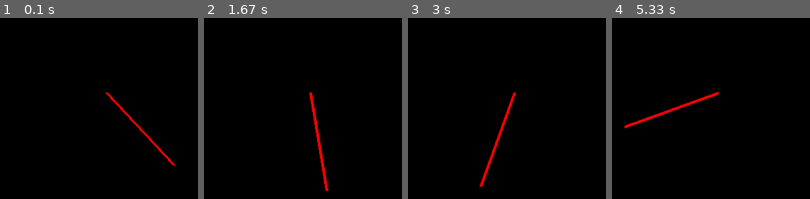
Above: before the commit, frames 1-4 (left to right).
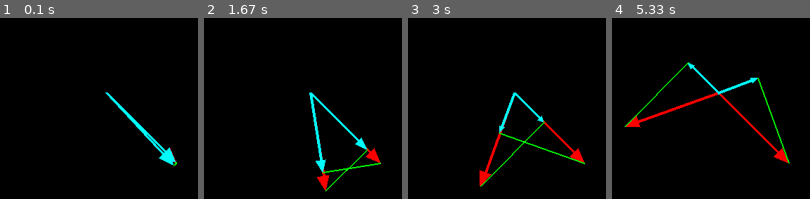
Above: after the commit, the same moments.

Repository: 0dminnimda/magnetic_vector_field
Game: pygame game, started from vector.py
The game is run twice, just before and just after one commit, with the same random seed, the same clock (stepped at 60 frames per second) and the same inputs.
Inputs:
- Up to frame 1 (0.1 s): no input
- Up to frame 2 (1.67 s): no input
- Up to frame 3 (3 s): no input
- Up to frame 4 (5.33 s): no input

The runs differ from the first frame. In frame 1, 1.5% of the frame differs, in the area x 53-90%, y 40-83%; in frame 2, 3.0%; in frame 3, 2.6%; in frame 4, 3.2%, in the area x 6-90%, y 24-81%.

Commit message:
Update vector.py

Diff:
--- a/vector.py
+++ b/vector.py
@@ -30,27 +30,6 @@
     def __truediv__(self, num):
         return Vector(self.vec/num, *self.pos)
 
-    def rotate(self, angle):
-        rotation_matrix = [[np.cos(angle), np.sin(angle)], [-np.sin(angle), np.cos(angle)]]
-        self.vec = np.dot(rotation_matrix, self.vec)
-        self.set_mag(self.__mag)
-
-    def mag(self):
-        return lrg.norm(self.vec)
-
-    def norm(self):
-        self.set_mag(1)
-
-    def mul(self, num):
-        self.vec *= num
-        self.__mag = self.mag()
-
-    def ang(self):
-        return -np.arctan2(*self.vec[::-1])
-
-    def ang_between(self, vec):
-        return self.ang()-vec.ang()
-
     def set_vec(self, vec):
         self.vec = np.array(vec)
 
@@ -69,17 +48,71 @@
     def set_y0(self, y0):
         self.pos[1] = y0
 
-    def set_mag(self, num):
-        if self.mag() != 0:
-            self.vec = self.vec*num/self.mag()
-        self.__mag = num
+    def set_mag(self, num, ret=0):
+        if bool(ret):
+            return self.vec*num/self.mag()
+        else:
+            if self.mag() != 0:
+                self.vec = self.vec*num/self.mag()
+            self.__mag = num
 
     def set_ang(self, angle):
         self.vec = np.array([self.__mag, 0])
         self.rotate(angle)
 
-    def draw(self, pd, r=1, col="red"):
-        pd.line(self.pos, self.vec+self.pos, col, r)
+    def rotate(self, angle):
+        rotation_matrix = [[np.cos(angle), np.sin(angle)], [-np.sin(angle), np.cos(angle)]]
+        self.vec = np.dot(rotation_matrix, self.vec)
+        self.set_mag(self.__mag)
+
+    def mag(self):
+        return lrg.norm(self.vec)
+
+    def dot(self, vec):
+        return np.vdot(self.vec, vec)
+
+    def norm(self, ret=1):
+        if bool(ret):
+            return self.set_mag(1, ret)
+        else:
+            self.set_mag(1)
+
+    def mul(self, num):
+        self.vec *= num
+        self.__mag = self.mag()
+
+    def ang(self):
+        return -np.arctan2(*self.vec[::-1])
+
+    def ang_betw(self, oth):
+        return abs(self.ang()-oth.ang())
+
+    def proj(self, oth):
+        return Vector(*self.dot(oth.norm())*oth.norm(), *self.pos)
+
+    def end_pos(self):
+        return self.vec + self.pos
+
+
+
+    def draw(self, pd, r=1, col="red", arrow=0):
+        if bool(arrow):
+            pts = self.arrow_pts()
+            pd.line(self.pos, sum(pts)/3, col, r)
+            pd.poly(pts, col)
+        else:
+            pd.line(self.pos, self.vec+self.pos, col, r)
+
+    def draw_arrow(self, pd):
+        pd.poly(self.arrow_pts())
+
+    def arrow_pts(self, rat=0.15, mul=0.4):
+        vec = self.vec
+        vec_s = vec*rat
+        vec_l = vec-vec_s
+        p1 = vec_l+(vec_s[1]*mul, -vec_s[0]*mul)
+        p2 = vec_l+(-vec_s[1]*mul, vec_s[0]*mul)
+        return self.pos+p1, self.pos+p2, self.end_pos()
 
 
 pd = pyg_draw(0.5)
@@ -107,10 +140,22 @@
             run = not True
 
     ang += 0.01
-    print(a.mag(), a.ang())
-    a.draw(pd, 4)
+    #print(a.mag(), a.ang())
     a.set_ang(a.ang())
     a.rotate(-pi*0.001)
+    print(a.ang_betw(a2))
+
+    a.draw(pd, 4, arrow=1)
+    a2.draw(pd, 4, arrow=1)
+
+    a3 = a.proj(a2)
+    a3.draw(pd, 4, arrow=1, col="lblue")
+
+    a4 = a2.proj(a)
+    a4.draw(pd, 4, arrow=1, col="lblue")
+
+    pd.line(a3.end_pos(), a.end_pos(), "green", 2)
+    pd.line(a4.end_pos(), a2.end_pos(), "green", 2)
 
     #a.mul(1.0005)
 
